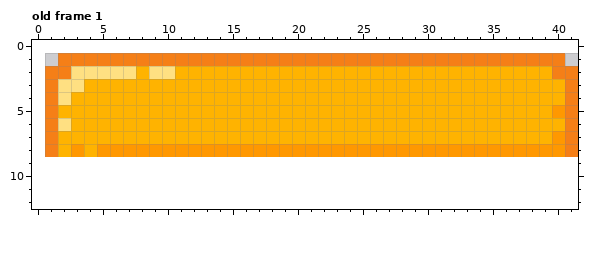
Pixel-art file, stored at OneVersusOne/Sprites/Goal01.aseprite. The first picture shows the starting point.
41x8 pixels, 1 frame. Shown: old frame 1. The old version is drawn lined up with the new one, on the new canvas. The commit also changed other frames, which this record leaves out.
The same view after the edit:
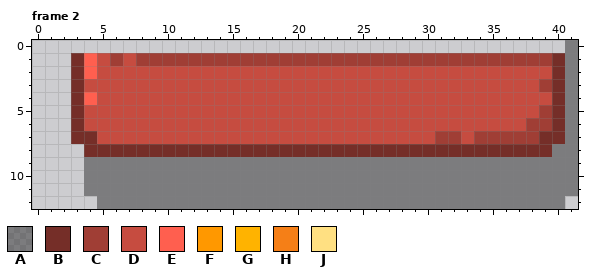
Palette (. is transparent): A #00000065  B #752e28  C #a03e35  D #c64c40  E #ff5f4f  F #ff9800  G #ffb300  H #f57f17  J #ffe082
A new or re-ordered frame is compared with the old frame closest to it.
Change:
canvas 41x8 -> 42x13, the old top-left corner now at 1,1
frames 1 -> 4
Changed rows in their new state; - is an unchanged pixel.
Frame 2 is new; against old frame 1:
first column x 1:
 0 ----------------------------------------A
 1 -.BEDCDCCCCCCCCCCCCCCCCCCCCCCCCCCCCCCCCBA
 2 ..BEDDDDDDDDDDDDDDDDDDDDDDDDDDDDDDDDDDDBA
 3 ..BDDDDDDDDDDDDDDDDDDDDDDDDDDDDDDDDDDDCBA
 4 ..BEDDDDDDDDDDDDDDDDDDDDDDDDDDDDDDDDDDDBA
 5 ..BDDDDDDDDDDDDDDDDDDDDDDDDDDDDDDDDDDDCBA
 6 ..BDDDDDDDDDDDDDDDDDDDDDDDDDDDDDDDDDDCCBA
 7 ..BBDDDDDDDDDDDDDDDDDDDDDDDDDDCCDCCCCCBBA
 8 ...BBBBBBBBBBBBBBBBBBBBBBBBBBBBBBBBBBBBAA
 9 ---AAAAAAAAAAAAAAAAAAAAAAAAAAAAAAAAAAAAAA
10 ---AAAAAAAAAAAAAAAAAAAAAAAAAAAAAAAAAAAAAA
11 ---AAAAAAAAAAAAAAAAAAAAAAAAAAAAAAAAAAAAAA
12 ----AAAAAAAAAAAAAAAAAAAAAAAAAAAAAAAAAAAA-
Boxes around the changes in both pictures, in picture pixels (x1, y1, x2, y2):
changed: (45, 40, 578, 209)
